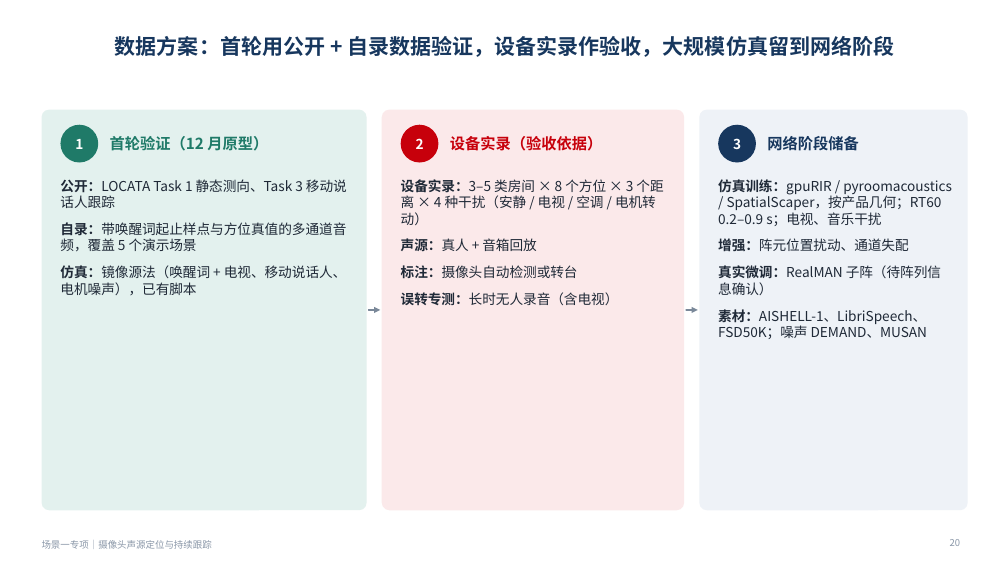
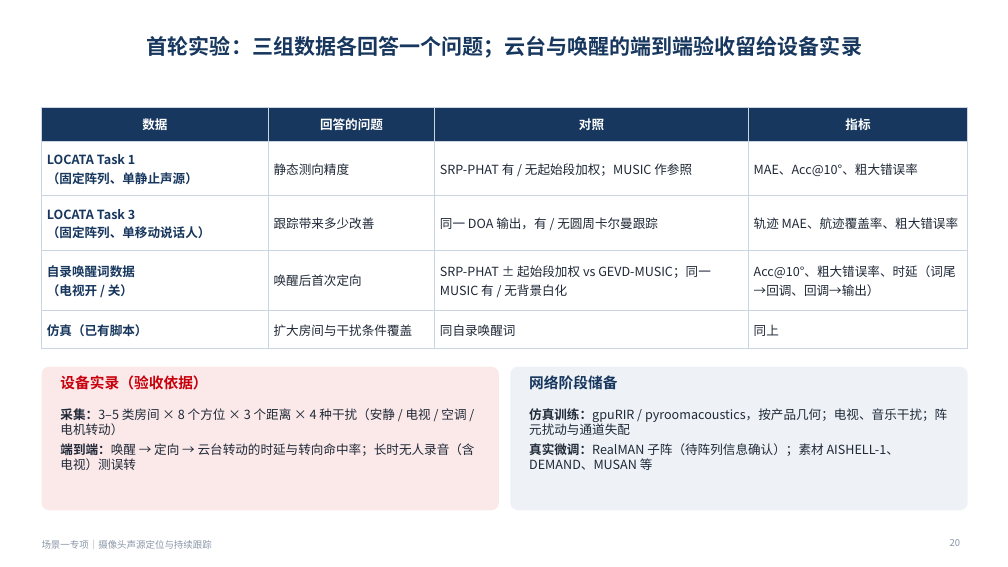
Before and after one commit to ZeroFoxxi/ssl-scene1, a slide deck: slide 20 of 场景一专项_摄像头声源定位与跟踪_方案选型与数据集.pptx. Drawn at 1008x567 pixels with LibreOffice and Linux fonts; fonts in the diff are those of the drawing. Boxes give left, top, right and bottom in pixels: in the first picture for what was removed or moved away, otherwise in the second. Text is boxed around its words. In the diff, an @@ line names an element or a change of style, - is before the commit and + after.

```diff
--- a/场景一专项_摄像头声源定位与跟踪_方案选型与数据集.pptx
+++ b/场景一专项_摄像头声源定位与跟踪_方案选型与数据集.pptx
@@ title at (x1=147, y1=36, x2=862, y2=58): text changed @@
-数据方案：首轮用公开 + 自录数据验证，设备实录作验收，大规模仿真留到网络阶段
+首轮实验：三组数据各回答一个问题；云台与唤醒的端到端验收留给设备实录
@@ rounded rectangle removed at (x1=42, y1=110, x2=367, y2=510) @@
@@ table added at (x1=42, y1=107, x2=968, y2=340), 5 rows, 4 columns @@
+数据 | 回答的问题 | 对照 | 指标
+LOCATA Task 1 / （固定阵列、单静止声源） | 静态测向精度 | SRP-PHAT 有 / 无起始段加权；MUSIC 作参照 | MAE、Acc@10°、粗大错误率
+LOCATA Task 3 / （固定阵列、单移动说话人） | 跟踪带来多少改善 | 同一 DOA 输出，有 / 无圆周卡尔曼跟踪 | 轨迹 MAE、航迹覆盖率、粗大错误率
+自录唤醒词数据 / （电视开 / 关） | 唤醒后首次定向 | SRP-PHAT ± 起始段加权 vs GEVD-MUSIC；同一 MUSIC 有 / 无背景白化 | Acc@10°、粗大错误率、时延（词尾→回调、回调→输出）
+仿真（已有脚本） | 扩大房间与干扰条件覆盖 | 同自录唤醒词 | 同上
@@ rounded rectangle removed at (x1=382, y1=110, x2=684, y2=510) @@
@@ rounded rectangle removed at (x1=699, y1=110, x2=968, y2=510) @@
@@ ellipse removed at (x1=60, y1=125, x2=98, y2=163) @@
-1
@@ text removed at (x1=110, y1=136, x2=268, y2=151) @@
-首轮验证（12 月原型）
@@ ellipse removed at (x1=401, y1=125, x2=439, y2=163) @@
-2
@@ ellipse removed at (x1=718, y1=125, x2=756, y2=163) @@
-3
@@ text removed at (x1=401, y1=179, x2=663, y2=305) @@
-• 设备实录：3–5 类房间 × 8 个方位 × 3 个距离 × 4 种干扰（安静 / 电视 / 空调 / 电机转动）
-• 声源：真人 + 音箱回放
-• 标注：摄像头自动检测或转台
-• 误转专测：长时无人录音（含电视）
@@ arrow removed from (368, 310) to (380, 310) @@
@@ arrow removed from (686, 310) to (698, 310) @@
@@ rounded rectangle added at (x1=42, y1=367, x2=499, y2=510), fill #FBE9EA @@
@@ text "设备实录（验收依据）" moved from (x1=450, y1=136, x2=602, y2=151) to (x1=60, y1=375, x2=207, y2=390) @@
@@ text "设备实录（验收依据）" at (x1=60, y1=375, x2=207, y2=390): size 14.5 to 14 pt; vertical alignment middle to top @@
@@ rounded rectangle added at (x1=510, y1=367, x2=968, y2=510), fill #EEF2F7 @@
@@ text "网络阶段储备" at (x1=529, y1=374, x2=617, y2=393): size 14.5 to 14 pt; vertical alignment middle to top @@
@@ text "网络阶段储备" moved from (x1=767, y1=136, x2=858, y2=151) to (x1=529, y1=374, x2=617, y2=393) @@
@@ text at (x1=60, y1=408, x2=475, y2=470): text changed; size 13 to 12 pt @@
-• 公开：LOCATA Task 1 静态测向、Task 3 移动说话人跟踪
-• 自录：带唤醒词起止样点与方位真值的多通道音频，覆盖 5 个演示场景
-• 仿真：镜像源法（唤醒词 + 电视、移动说话人、电机噪声），已有脚本
+• 采集：3–5 类房间 × 8 个方位 × 3 个距离 × 4 种干扰（安静 / 电视 / 空调 / 电机转动）
+• 端到端：唤醒 → 定向 → 云台转动的时延与转向命中率；长时无人录音（含电视）测误转
@@ text at (x1=529, y1=408, x2=947, y2=470): text changed; size 13 to 12 pt @@
-• 仿真训练：gpuRIR / pyroomacoustics / SpatialScaper，按产品几何；RT60 0.2–0.9 s；电视、音乐干扰
-• 增强：阵元位置扰动、通道失配
-• 真实微调：RealMAN 子阵（待阵列信息确认）
-• 素材：AISHELL-1、LibriSpeech、FSD50K；噪声 DEMAND、MUSAN
+• 仿真训练：gpuRIR / pyroomacoustics，按产品几何；电视、音乐干扰；阵元扰动与通道失配
+• 真实微调：RealMAN 子阵（待阵列信息确认）；素材 AISHELL-1、DEMAND、MUSAN 等
```
Also in this commit, not shown: 7 other slides changed, 5 other files.
